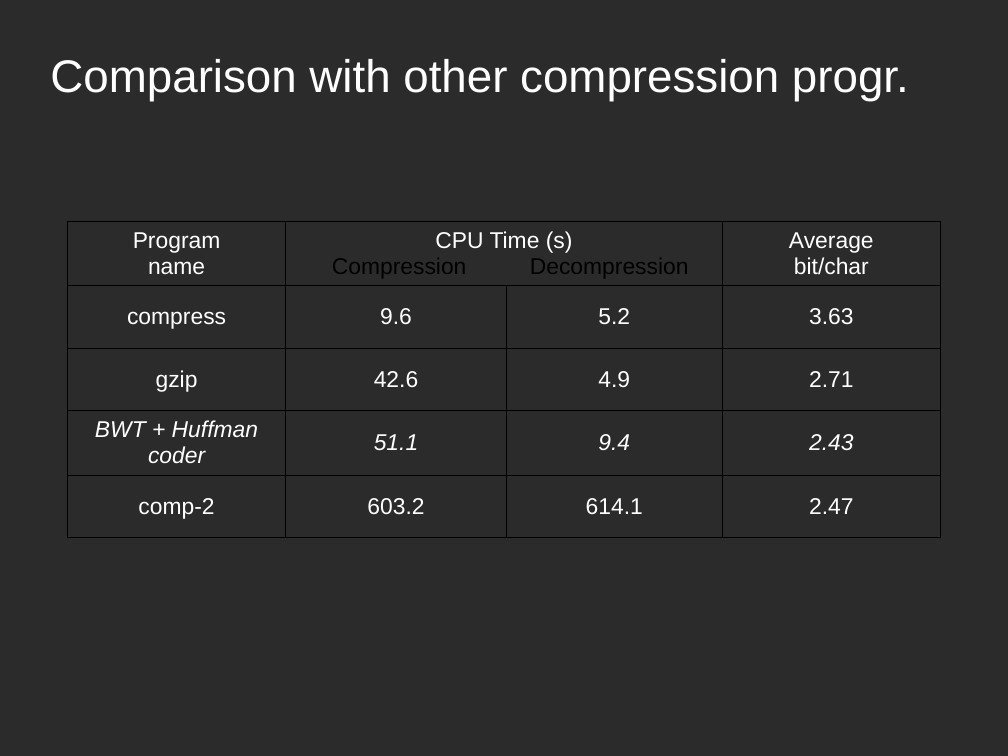
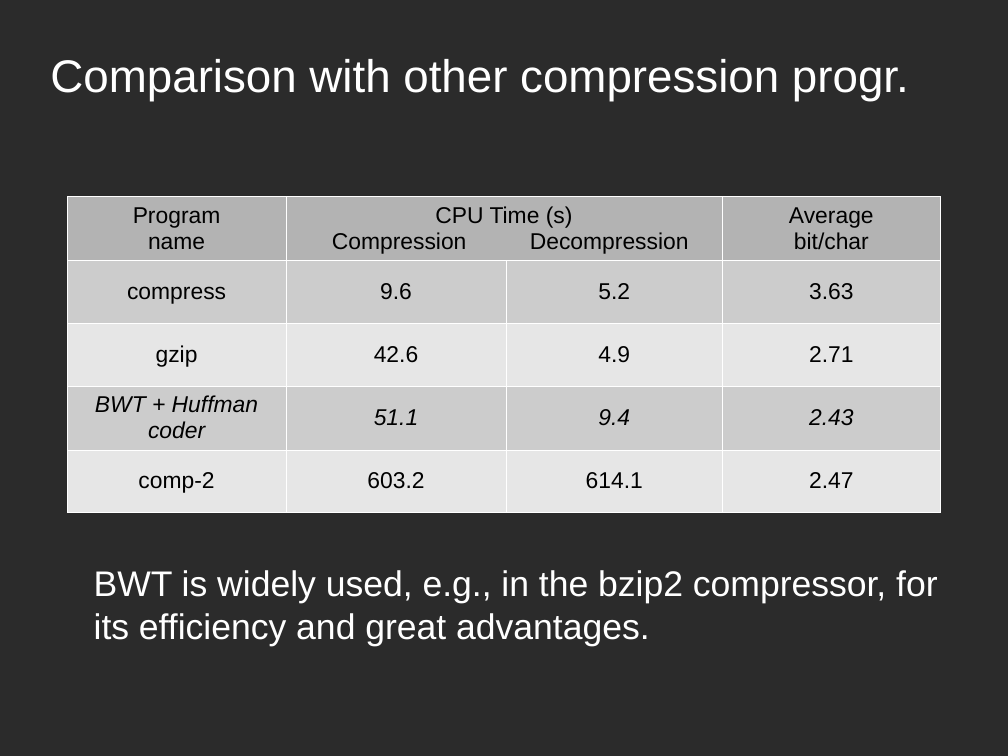
Before and after one commit to bebosudo/advanced-programming-II, a slide deck: slide 19 of paper_presentation/bwt.odp (slide 18 before the commit). Drawn at 1008x756 pixels with LibreOffice and Linux fonts; fonts in the diff are those of the drawing; background and template pictures are left out; a plain dark background stands for a picture behind light text. Boxes give left, top, right and bottom in pixels: in the first picture for what was removed or moved away, otherwise in the second. Text is boxed around its words. In the diff, an @@ line names an element or a change of style, - is before the commit and + after.

```diff
--- a/paper_presentation/bwt.odp
+++ b/paper_presentation/bwt.odp
@@ table at (68,197,941,509) @@
@@ fill none to #B3B3B3 in 3 cells @@
@@ fill none to #CCCCCC in 8 cells @@
@@ fill none to #E6E6E6 in 8 cells @@
@@ text colour #FFFFFF to #000000 in "Program name", "CPU Time (s)", "Average bit/char", "compress" and 15 more places @@
@@ borders changed @@
@@ table: place and size @@
-table at (68,221,941,534)
+table at (68,197,941,509)
@@ text added at (94,570,937,646), 28 pt, text #FFFFFF @@
+BWT is widely used, e.g., in the bzip2 compressor, for its efficiency and great advantages.
```
Also in this commit, not shown: 17 other slides changed, 1 slide added, 1 other file.
